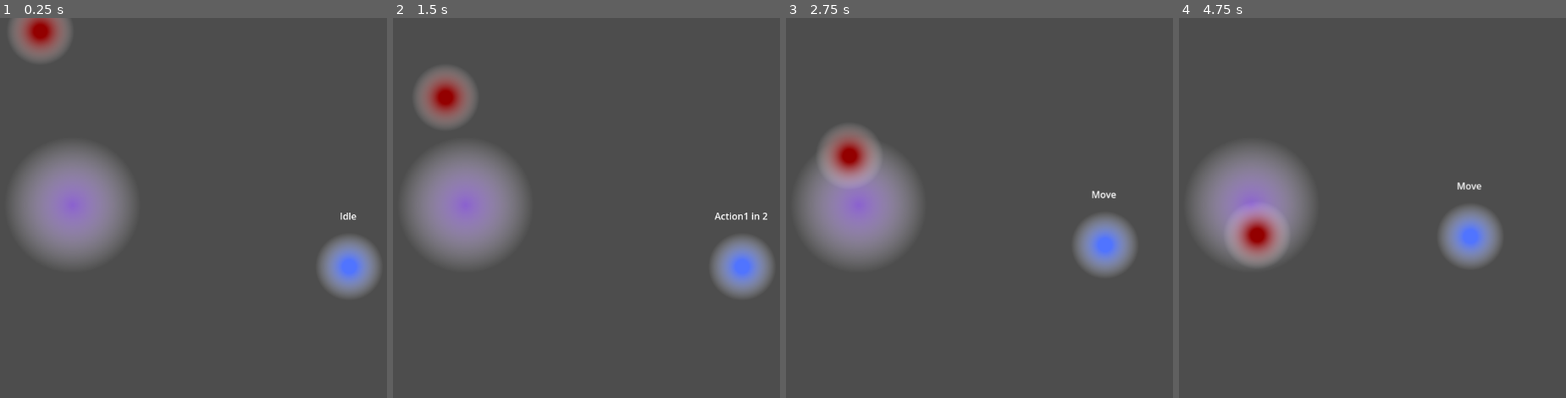
Above: before the commit, frames 1-4 (left to right).
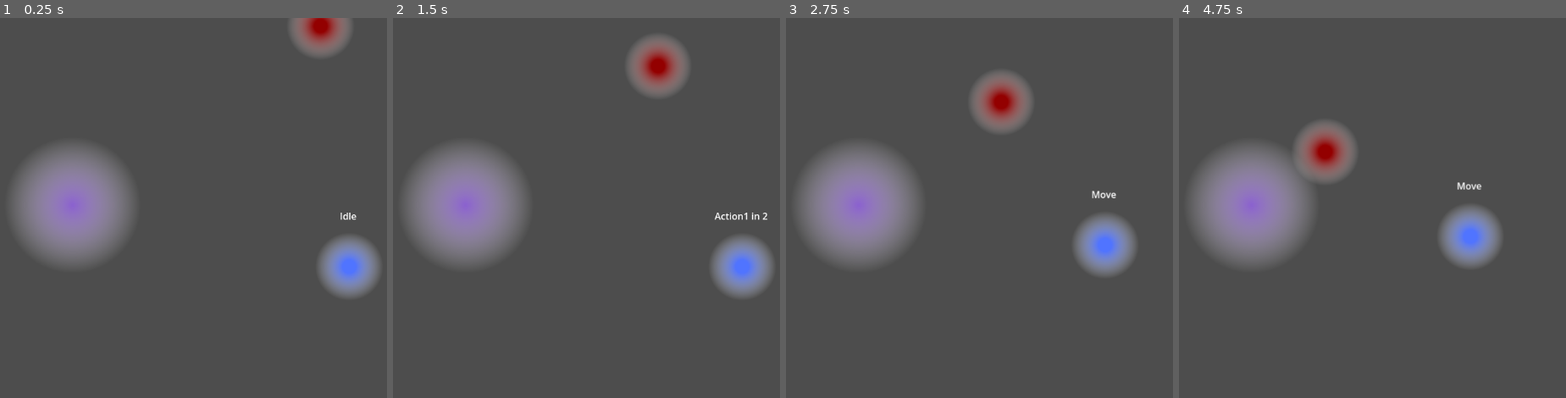
Above: after the commit, the same moments.

Repository: dwlee0802/ProbabilityShooter
Game: Godot game, scene res://Scenes/game.tscn
Same seed, same stepped clock (60 frames per second), same inputs: the game is played once before the commit and once after it.
Inputs (mouse positions are in pixels of both pictures, inside the frame that each line leads up to):
- Up to frame 1 (0.25 s): no input
- Up to frame 2 (1.5 s): move the mouse to (625, 189) at 0.52 s; tap Q (action_1) at 0.6 s; move the mouse to (outside the picture) at 1.27 s; click (outside the picture) at 1.35 s
- Up to frame 3 (2.75 s): move the mouse to (936, 124) at 2.02 s; right-click (936, 124) at 2.1 s
- Up to frame 4 (4.75 s): move the mouse to (1229, 284) at 2.77 s; tap Q (action_1) at 2.85 s; move the mouse to (1465, 265) at 3.52 s; click (1465, 265) at 3.6 s; move the mouse to (outside the picture) at 4.27 s; right-click (outside the picture) at 4.35 s

The runs differ from the first frame. In frame 1, 2.7% of the frame differs, in the area x 2-91%, y 0-12%; in frame 2, 3.8%, in the area x 5-77%, y 4-29%; in frame 3, 3.6%; in frame 4, 3.5%.

Commit message:
Knock-back from projectile hit.

Diff:
--- a/Scenes/States/attack_state.gd
+++ b/Scenes/States/attack_state.gd
@@ -36,7 +36,7 @@
 		parent.action_1_available = false
 
 		var bullet: Projectile = parent.bullet_scene.instantiate()
-		bullet.Launch(mouse_position.normalized(), projectile_speed)
+		bullet.launch(mouse_position.normalized(), projectile_speed, randi_range(1, 100))
 		bullet.global_position = parent.global_position
 
 		get_tree().root.add_child(bullet)
--- a/Scenes/enemy_unit.gd
+++ b/Scenes/enemy_unit.gd
@@ -3,7 +3,35 @@
 
 static var core_position: Vector2
 
+var health_points: int = 100
+
+var movement_speed: float = 0
 
 func on_spawn(speed):
 	var core_dir = global_position.direction_to(EnemyUnit.core_position)
 	apply_central_impulse(core_dir * speed)
+	movement_speed = speed
+
+func receive_hit(damage_amount: int):
+	health_points -= damage_amount
+	print("Received damage: " + str(damage_amount))
+	if health_points <= 0:
+		queue_free()
+
+func _physics_process(delta):
+	# adjust velocity to go towards core
+	var current_direction: Vector2 = linear_velocity.normalized()
+	var current_speed: float = linear_velocity.length()
+
+	var angle_to_core: float = global_position.angle_to_point(core_position)
+	var target_direction: Vector2 = linear_velocity.from_angle(angle_to_core)
+
+	var adjustment_force: Vector2 = target_direction - current_direction
+
+	apply_central_impulse(adjustment_force)
+
+	# bring speed back to normal
+	if current_speed > movement_speed:
+		apply_central_impulse(-current_direction * delta)
+	else:
+		apply_central_impulse(current_direction * delta)
--- a/Scenes/game.gd
+++ b/Scenes/game.gd
@@ -9,7 +9,7 @@
 func _ready():
 	EnemyUnit.core_position = core.global_position
 	var newEnemy: EnemyUnit = enemy_scene.instantiate()
-	newEnemy.global_position = Vector2.RIGHT * 500
+	newEnemy.global_position = Vector2.RIGHT * 1000
 	newEnemy.on_spawn(100)
 	add_child(newEnemy)
 
--- a/Scenes/projectile.gd
+++ b/Scenes/projectile.gd
@@ -1,6 +1,27 @@
-extends RigidBody2D
+extends Area2D
 class_name Projectile
 
+var dir: Vector2
+var speed: float
 
-func Launch(direction, speed):
-	apply_central_impulse(direction * speed)
+var damage_amount: int = 0
+
+var knock_back_amount: float = 100
+
+func launch(direction: Vector2, _speed: float, amount: int) -> void:
+	dir = direction
+	speed = _speed
+	damage_amount = amount
+
+func _physics_process(delta):
+	position += delta * speed * dir
+
+# hit something
+func _on_body_entered(body) -> void:
+	if body is EnemyUnit:
+		# apply damage
+		body.receive_hit(damage_amount)
+		# apply knock-back
+		body.apply_central_impulse(dir.normalized() * knock_back_amount)
+
+	queue_free()
--- a/Scenes/projectile.tscn
+++ b/Scenes/projectile.tscn
@@ -17,9 +17,8 @@
 fill_from = Vector2(0.5, 0.5)
 fill_to = Vector2(0.788991, 0.211009)
 
-[node name="Bullet" type="RigidBody2D"]
+[node name="Bullet" type="Area2D"]
 position = Vector2(267, 145)
-gravity_scale = 0.0
 script = ExtResource("1_g0oia")
 
 [node name="CollisionShape2D" type="CollisionShape2D" parent="."]
@@ -28,3 +27,5 @@
 
 [node name="Sprite2D" type="Sprite2D" parent="."]
 texture = SubResource("GradientTexture2D_th7mi")
+
+[connection signal="body_entered" from="." to="." method="_on_body_entered"]
